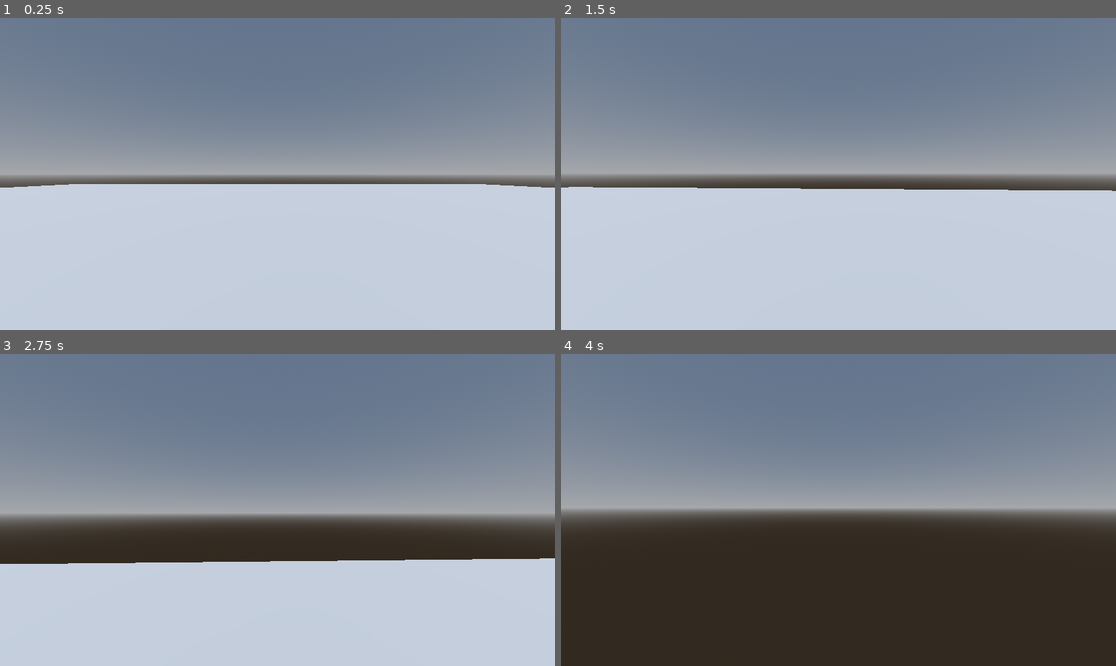
Above: before the commit, frames 1-4 (two rows, left to right).
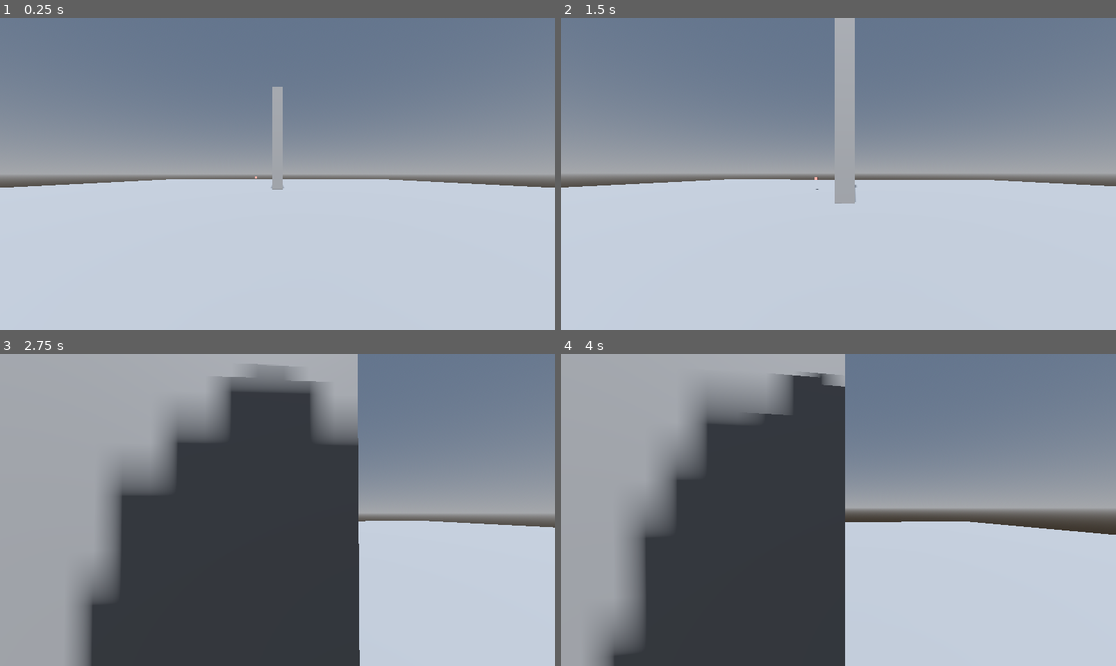
Above: after the commit, the same moments.

Repository: MomchilKalestrov/TFFS
Game: Godot game, scene res://scenes/main.tscn
The game is run twice, just before and just after one commit, with the same random seed, the same clock (stepped at 60 frames per second) and the same inputs.
Inputs (mouse positions are in pixels of both pictures, inside the frame that each line leads up to):
- Up to frame 1 (0.25 s): no input
- Up to frame 2 (1.5 s): tap Enter at 0.5 s; move the mouse to (866, 174) at 0.52 s; hold E (interact) 0.53-1.28 s; hold W (move_forward) from 0.53 s (still down); tap Space (jump) at 0.77, 1.07 s; tap F (pick_up) at 0.8, 1.35 s; move the mouse to (810, 174) at 1.27 s
- Up to frame 3 (2.75 s): keep holding W (move_forward); tap Space (jump) at 1.52, 1.55, 1.82, 2.1 s; move the mouse to (288, 503) at 2.02 s; hold E (interact) from 2.03 s (still down)
- Up to frame 4 (4 s): keep holding W (move_forward); move the mouse to (832, 516) at 2.77 s; release E (interact) at 2.78 s; tap E (interact) at 2.85 s; tap Space (jump) at 3.02, 3.32, 3.77, 3.8 s; tap F (pick_up) at 3.05 s; move the mouse to (877, 513) at 3.52 s; hold F (pick_up) from 3.53 s (still down)

The runs differ from the first frame. In frame 1, 1.3% of the frame differs, in the area x 7-93%, y 22-56%; in frame 2, 4.1%; in frame 3, 63%; in frame 4, 68%, in the area x 0-100%, y 0-100%.

Commit message:
Basic Defense and enemy logic

Diff:
--- a/project.godot
+++ b/project.godot
@@ -18,6 +18,11 @@
 [autoload]
 
 Globals="*res://scripts/globals.gd"
+
+[global_group]
+
+NPCs=""
+Bullets=""
 
 [input]
 
--- a/scenes/TestArbiter.tscn
+++ b/scenes/TestArbiter.tscn
@@ -1,28 +1,36 @@
-[gd_scene load_steps=5 format=3 uid="uid://c2pwp14naju7n"]
+[gd_scene load_steps=6 format=3 uid="uid://c2pwp14naju7n"]
 
-[ext_resource type="Script" path="res://scripts/moveable.gd" id="1_xj85e"]
+[ext_resource type="Script" path="res://scripts/protector.gd" id="1_xj85e"]
+[ext_resource type="PackedScene" uid="uid://unnaftynar77" path="res://scenes/bullet.tscn" id="2_6chwm"]
+[ext_resource type="PackedScene" uid="uid://c6ixbxuvs8805" path="res://models/defense.glb" id="2_dqe8v"]
 
-[sub_resource type="SphereMesh" id="SphereMesh_nebjg"]
-
-[sub_resource type="SphereShape3D" id="SphereShape3D_1a7ff"]
+[sub_resource type="CapsuleShape3D" id="CapsuleShape3D_raxrt"]
 
 [sub_resource type="SphereShape3D" id="SphereShape3D_8p34e"]
 
 [node name="TestArbiter" type="RigidBody3D"]
+transform = Transform3D(1, 0, 0, 0, 1, 0, 0, 0, 1, 0, 1, 0)
 collision_layer = 2
 collision_mask = 2
 script = ExtResource("1_xj85e")
+bullet_scene = ExtResource("2_6chwm")
 
-[node name="Mesh" type="MeshInstance3D" parent="."]
-mesh = SubResource("SphereMesh_nebjg")
+[node name="Collision" type="CollisionShape3D" parent="."]
+shape = SubResource("CapsuleShape3D_raxrt")
 
-[node name="CollisionShape3D" type="CollisionShape3D" parent="."]
-shape = SubResource("SphereShape3D_1a7ff")
+[node name="Model" parent="." instance=ExtResource("2_dqe8v")]
+transform = Transform3D(-1, 0, 8.74228e-08, 0, 1, 0, -8.74228e-08, 0, -1, 0, -1, 0)
 
-[node name="Area3D" type="Area3D" parent="."]
+[node name="MoveTrigger" type="Area3D" parent="."]
 
-[node name="CollisionShape3D" type="CollisionShape3D" parent="Area3D"]
+[node name="Collision" type="CollisionShape3D" parent="MoveTrigger"]
 shape = SubResource("SphereShape3D_8p34e")
 
-[connection signal="body_entered" from="Area3D" to="." method="_on_body_entered"]
-[connection signal="body_exited" from="Area3D" to="." method="_on_body_exited"]
+[node name="GunEnd" type="Node3D" parent="."]
+transform = Transform3D(-1, 0, -8.74228e-08, 0, 1, 0, 8.74228e-08, 0, -1, -0.211225, 0.499899, -1.47194)
+
+[node name="Timer" type="Timer" parent="."]
+
+[connection signal="body_entered" from="MoveTrigger" to="." method="_on_body_entered"]
+[connection signal="body_exited" from="MoveTrigger" to="." method="_on_body_exited"]
+[connection signal="timeout" from="Timer" to="." method="_on_attack_timer_timeout"]
--- /dev/null
+++ b/scenes/bullet.tscn
@@ -0,0 +1,31 @@
+[gd_scene load_steps=4 format=3 uid="uid://unnaftynar77"]
+
+[ext_resource type="Script" path="res://scripts/bullet.gd" id="1_ihsfb"]
+
+[sub_resource type="CapsuleShape3D" id="CapsuleShape3D_ofrih"]
+radius = 0.125
+height = 0.375
+
+[sub_resource type="CapsuleMesh" id="CapsuleMesh_e2uni"]
+radius = 0.25
+height = 1.0
+
+[node name="Bullet" type="Area3D"]
+collision_layer = 4294967295
+collision_mask = 4294967295
+script = ExtResource("1_ihsfb")
+
+[node name="CollisionShape" type="CollisionShape3D" parent="."]
+transform = Transform3D(1, 0, 0, 0, -4.37114e-08, -1, 0, 1, -4.37114e-08, 0, 0, 0)
+shape = SubResource("CapsuleShape3D_ofrih")
+
+[node name="MeshInstance" type="MeshInstance3D" parent="."]
+transform = Transform3D(0.25, 0, 0, 0, -1.09278e-08, -0.25, 0, 0.25, -1.09278e-08, 0, 0, 0)
+mesh = SubResource("CapsuleMesh_e2uni")
+
+[node name="Timer" type="Timer" parent="."]
+wait_time = 5.0
+autostart = true
+
+[connection signal="body_entered" from="." to="." method="_on_collision"]
+[connection signal="timeout" from="Timer" to="." method="_on_timer_timeout"]
--- a/scenes/main.tscn
+++ b/scenes/main.tscn
@@ -1,17 +1,14 @@
-[gd_scene load_steps=10 format=3 uid="uid://j06ed3mkvnqy"]
+[gd_scene load_steps=11 format=3 uid="uid://j06ed3mkvnqy"]
 
 [ext_resource type="PackedScene" uid="uid://b18i2oluo7rvl" path="res://scenes/player.tscn" id="1_y6aoc"]
-[ext_resource type="PackedScene" uid="uid://3pocx0wxgj0e" path="res://models/character.glb" id="2_emqvq"]
 [ext_resource type="Material" uid="uid://c217ps3757wlm" path="res://skybox.tres" id="3_1gn02"]
+[ext_resource type="PackedScene" uid="uid://ddovo8pym3mts" path="res://scenes/turk.tscn" id="4_1evbg"]
 [ext_resource type="PackedScene" uid="uid://dy0r21gsavb5n" path="res://scenes/spawner.tscn" id="4_7r0u3"]
 
 [sub_resource type="WorldBoundaryShape3D" id="WorldBoundaryShape3D_fc7yi"]
 
 [sub_resource type="BoxMesh" id="BoxMesh_qfr0p"]
 size = Vector3(60, 2, 60)
-
-[sub_resource type="BoxShape3D" id="BoxShape3D_uweaj"]
-size = Vector3(1, 2, 1)
 
 [sub_resource type="Sky" id="Sky_e10e3"]
 sky_material = ExtResource("3_1gn02")
@@ -20,6 +17,12 @@
 background_mode = 2
 sky = SubResource("Sky_e10e3")
 ambient_light_color = Color(0.572988, 0.572988, 0.572988, 1)
+
+[sub_resource type="BoxShape3D" id="BoxShape3D_6ortl"]
+size = Vector3(1, 10, 10)
+
+[sub_resource type="BoxMesh" id="BoxMesh_d8ldt"]
+size = Vector3(1, 10, 10)
 
 [node name="Main" type="Node"]
 
@@ -39,19 +42,21 @@
 shadow_transmittance_bias = 1.0
 
 [node name="Player" parent="." instance=ExtResource("1_y6aoc")]
-transform = Transform3D(1, 0, 0, 0, 1, 0, 0, 0, 1, 0, 0, -2)
-
-[node name="Statue" type="RigidBody3D" parent="."]
-transform = Transform3D(0.707107, 0, -0.707107, 0, 1, 0, 0.707107, 0, 0.707107, 0, 0, 0)
-
-[node name="Shape" type="CollisionShape3D" parent="Statue"]
-transform = Transform3D(1, 0, 0, 0, 1, 0, 0, 0, 1, 0, 1, 0)
-shape = SubResource("BoxShape3D_uweaj")
-
-[node name="Model" parent="Statue" instance=ExtResource("2_emqvq")]
+transform = Transform3D(1, 0, 0, 0, 1, 0, 0, 0, 1, 0, 0, 24)
 
 [node name="WorldEnvironment" type="WorldEnvironment" parent="."]
 environment = SubResource("Environment_3d6es")
 
-[node name="StaticBody3D" parent="." instance=ExtResource("4_7r0u3")]
-transform = Transform3D(1, 0, 0, 0, 1, 0, 0, 0, 1, 2, 1, 0)
+[node name="Spawner" parent="." instance=ExtResource("4_7r0u3")]
+transform = Transform3D(1, 0, 0, 0, 1, 0, 0, 0, 1, -3, 1, -3)
+defense_scene = ExtResource("4_1evbg")
+
+[node name="StaticBody3D" type="StaticBody3D" parent="."]
+
+[node name="CollisionShape3D" type="CollisionShape3D" parent="StaticBody3D"]
+transform = Transform3D(1, 0, 0, 0, 1, 0, 0, 0, 1, 0, 5, 0)
+shape = SubResource("BoxShape3D_6ortl")
+
+[node name="MeshInstance3D" type="MeshInstance3D" parent="StaticBody3D"]
+transform = Transform3D(1, 0, 0, 0, 1, 0, 0, 0, 1, 0, 5, 0)
+mesh = SubResource("BoxMesh_d8ldt")
--- a/scenes/player.tscn
+++ b/scenes/player.tscn
@@ -1,6 +1,6 @@
 [gd_scene load_steps=4 format=3 uid="uid://b18i2oluo7rvl"]
 
-[ext_resource type="Script" path="res://scripts/movement.gd" id="1_41s1y"]
+[ext_resource type="Script" path="res://scripts/player.gd" id="1_41s1y"]
 
 [sub_resource type="CapsuleMesh" id="CapsuleMesh_p736g"]
 
--- /dev/null
+++ b/scenes/turk.tscn
@@ -0,0 +1,27 @@
+[gd_scene load_steps=5 format=3 uid="uid://ddovo8pym3mts"]
+
+[ext_resource type="Script" path="res://scripts/enemy.gd" id="1_8u5s2"]
+[ext_resource type="PackedScene" uid="uid://c6ixbxuvs8805" path="res://models/defense.glb" id="1_1783i"]
+[ext_resource type="PackedScene" uid="uid://unnaftynar77" path="res://scenes/bullet.tscn" id="2_e8x51"]
+
+[sub_resource type="BoxShape3D" id="BoxShape3D_mmcjb"]
+size = Vector3(1, 2, 1)
+
+[node name="Turk" type="CharacterBody3D"]
+script = ExtResource("1_8u5s2")
+bullet_scene = ExtResource("2_e8x51")
+
+[node name="blockbench_export" parent="." instance=ExtResource("1_1783i")]
+transform = Transform3D(-1, 0, -8.74228e-08, 0, 1, 0, 8.74228e-08, 0, -1, 0, 0, 0)
+
+[node name="CollisionShape" type="CollisionShape3D" parent="."]
+transform = Transform3D(1, 0, 0, 0, 1, 0, 0, 0, 1, 0, 1, 0)
+shape = SubResource("BoxShape3D_mmcjb")
+
+[node name="Timer" type="Timer" parent="."]
+wait_time = 5.0
+
+[node name="GunEnd" type="Node3D" parent="."]
+transform = Transform3D(-1, 0, 8.74228e-08, 0, 1, 0, -8.74228e-08, 0, -1, -0.237553, 1.4728, -1.48151)
+
+[connection signal="timeout" from="Timer" to="." method="_on_attack_timer_timeout"]
--- /dev/null
+++ b/scripts/bullet.gd
@@ -0,0 +1,31 @@
+extends Area3D
+
+@export var speed: float = 20.0;
+@export var damage: float = 10.0;
+@export var lifetime: float = 10.0;
+@export var shooter: String;
+
+func _ready() -> void:
+    $Timer.wait_time = lifetime;
+    add_to_group("Bullets");
+
+func _process(delta: float) -> void:
+    var direction: Vector3 = transform.basis.z.normalized();
+    global_transform.origin += direction * speed * delta;
+
+func _on_body_entered(body: Node) -> void:
+    if body.has_method("subtract_health"):
+        body.subtract_health(damage);
+    queue_free();
+
+func _on_timer_timeout() -> void:
+    queue_free();
+
+func _on_collision(body: Node) -> void:
+    if body.is_in_group("Bullets") or body.name == shooter:
+        return;
+
+    if body.has_method("subtract_health"):
+        body.subtract_health(damage);
+
+    queue_free();
--- /dev/null
+++ b/scripts/enemy.gd
@@ -0,0 +1,134 @@
+extends CharacterBody3D;
+
+
+@export var bullet_scene: PackedScene;
+@export var speed: float = 3.0;
+@export var stab_range: float = 2.0;
+@export var shooting_range: float = 10.0;
+@export var detection_range: float = 30.0;
+@export var designated_location: Vector3;
+@export var fall_acceleration: float = 45.0;
+@export var shooting_timeout: float = 5;
+@export var health: float = 100;
+
+var can_attack: bool = true;
+var player: CharacterBody3D = null;
+var target_npc: RigidBody3D = null;
+var state: String = "Idle";
+
+func _ready() -> void:
+    player = Globals.get_player();
+    add_to_group("Enemies");
+    $Timer.wait_time = shooting_timeout;
+
+func _process(delta: float) -> void:
+    match state:
+        "AttackPlayer":
+            look_at(player.global_transform.origin, Vector3.UP);
+            chase_player(delta);
+        "AttackNPC":
+            if is_instance_valid(target_npc):
+                var target = target_npc.global_transform.origin;
+                target.y -= 1;
+                look_at(target, Vector3.UP);
+            attack_npc(delta);
+        "GoToLocation":
+            go_to_location(delta);
+        _:
+            find_target();
+
+func _physics_process(delta: float) -> void:
+    if not is_on_floor():
+        velocity.y -= fall_acceleration * delta;
+    else:
+        velocity.y = 0;
+    velocity.x = 0;
+    velocity.z = 0;
+    move_and_slide();
+
+
+func _on_attack_timer_timeout():
+    can_attack = true;
+
+func find_target() -> void:
+    if player and is_player_near():
+        state = "AttackPlayer";
+    elif find_closest_npc():
+        state = "AttackNPC";
+    else:
+        state = "GoToLocation";
+
+func is_player_near() -> bool:
+    return global_transform.origin.distance_to(player.global_transform.origin) <= detection_range;
+
+func find_closest_npc() -> bool:
+    var npcs = get_tree().get_nodes_in_group("NPCs");
+    var closest_distance: float = detection_range;
+    target_npc = null;
+
+    for npc in npcs:
+        var distance = global_transform.origin.distance_to(npc.global_transform.origin);
+        if distance < closest_distance:
+            closest_distance = distance;
+            target_npc = npc;
+
+    return target_npc != null;
+
+func chase_player(delta: float) -> void:
+    if is_player_near():
+        var location: Vector3 = player.global_transform.origin;
+        if global_transform.origin.distance_to(location) <= shooting_range:
+            shoot();
+            return;
+        move_towards(location, delta);
+        if global_transform.origin.distance_to(location) <= stab_range:
+            stab(player);
+    else:
+        state = "Idle";
+
+func attack_npc(delta: float) -> void:
+    if not is_instance_valid(target_npc):
+        state = "Idle";
+        return;
+
+    if target_npc and global_transform.origin.distance_to(target_npc.global_transform.origin) <= detection_range:
+        if global_transform.origin.distance_to(target_npc.global_transform.origin) <= shooting_range:
+            shoot();
+            return;
+        move_towards(target_npc.global_transform.origin, delta);
+        if global_transform.origin.distance_to(target_npc.global_transform.origin) <= stab_range:
+            stab(target_npc);
+    else:
+        state = "Idle";
+
+func go_to_location(delta: float) -> void:
+    if global_transform.origin.distance_to(designated_location) < 0.5:
+        state = "Idle";
+    else:
+        move_towards(designated_location, delta);
+
+func move_towards(target_position: Vector3, delta: float) -> void:
+    var direction: Vector3 = (target_position - global_transform.origin).normalized();
+    direction.y = 0;
+    velocity = direction * speed;
+    move_and_slide();
+
+func stab(target: Object) -> void:
+    if target.has_method("subtract_health") and can_attack:
+        can_attack = false;
+        get_node("Timer").start();
+        target.subtract_health(45.0);
+
+func shoot() -> void:
+    if can_attack:
+        can_attack = false;
+        get_node("Timer").start();
+        var bullet = bullet_scene.instantiate() as Area3D;
+        bullet.global_transform = $GunEnd.global_transform;
+        bullet.shooter = name;
+        get_tree().root.add_child(bullet);
+
+func subtract_health(ammount: float) -> void:
+    health -= ammount;
+    if (health <= 0):
+        queue_free();
--- a/scripts/globals.gd
+++ b/scripts/globals.gd
@@ -1,4 +1,4 @@
-extends Node
+extends Node;
 
 var player_reference: CharacterBody3D = null;
 
--- a/scripts/moveable.gd
+++ /dev/null
@@ -1,21 +0,0 @@
-extends RigidBody3D;
-
-var player_near: bool = false;
-var picked_up: bool = false;
-
-func _on_body_entered(body: Node3D):
-    if body.get_class() == "CharacterBody3D":
-        player_near = true;
-        Globals.get_player().find_child("TakeHint").visible = true;
-
-func _on_body_exited(body: Node3D):
-    if body.get_class() == "CharacterBody3D":
-        player_near = false;
-        Globals.get_player().find_child("TakeHint").visible = false;
-
-func _input(event: InputEvent):
-    if event.is_action_pressed("pick_up") and player_near and not picked_up:
-        picked_up = true;
-    elif event.is_action_pressed("place_down") and picked_up:
-        picked_up = false;
-        self.global_position = Globals.get_player().global_position;
--- a/scripts/movement.gd
+++ /dev/null
@@ -1,54 +0,0 @@
-extends CharacterBody3D
-
-@export var fall_acceleration = 45
-@export var speed = 10
-@export var jump_force = 10
-
-@export var rot_x = 0
-@export var rot_y = 0
-
-var target_velocity = Vector3.ZERO
-
-func _ready() -> void:
-    Input.set_mouse_mode(Input.MOUSE_MODE_CAPTURED);
-    Globals.set_player(self);
-
-func _physics_process(delta):
-    var direction = Vector3.ZERO
-    if Input.is_action_pressed("move_back"):
-        direction.z += 1
-    if Input.is_action_pressed("move_forward"):
-        direction.z -= 1
-    if Input.is_action_pressed("move_left"):
-        direction.x -= 1
-    if Input.is_action_pressed("move_right"):
-        direction.x += 1
-
-    if direction != Vector3.ZERO:
-        direction = direction.normalized()
-        direction = direction.rotated(Vector3.UP, rot_x)
-
-    target_velocity.x = direction.x * speed
-    target_velocity.z = direction.z * speed
-
-    # Vertical Velocity
-    if not is_on_floor(): # If in the air, fall towards the floor. Literally gravity
-        target_velocity.y -= fall_acceleration * delta
-    else:
-        target_velocity.y = 0
-        if Input.is_action_just_pressed("jump"):
-            target_velocity.y = jump_force
-
-    # Moving the Character
-    velocity = target_velocity
-    move_and_slide()
-
-func _input(event):
-    if event is InputEventMouseMotion:
-        rot_x -= event.relative.x / 700
-        rot_y -= event.relative.y / 700
-
-        rot_y = clamp(rot_y, -PI / 2, PI / 2)
-
-        $Pivot.rotation_degrees.y = rad_to_deg(rot_x)
-        $Pivot.rotation_degrees.x = rad_to_deg(rot_y)
--- /dev/null
+++ b/scripts/player.gd
@@ -0,0 +1,52 @@
+extends CharacterBody3D;
+
+@export var fall_acceleration: float = 45;
+@export var speed: float = 10;
+@export var jump_force: float = 10;
+
+@export var rot_x: float = 0;
+@export var rot_y: float = 0;
+
+var target_velocity: Vector3 = Vector3.ZERO;
+
+func _ready() -> void:
+    Input.set_mouse_mode(Input.MOUSE_MODE_CAPTURED);
+    Globals.set_player(self);
+
+func _physics_process(delta: float) -> void:
+    var direction = Vector3.ZERO;
+    if Input.is_action_pressed("move_back"):
+        direction.z += 1;
+    if Input.is_action_pressed("move_forward"):
+        direction.z -= 1;
+    if Input.is_action_pressed("move_left"):
+        direction.x -= 1;
+    if Input.is_action_pressed("move_right"):
+        direction.x += 1;
+
+    if direction != Vector3.ZERO:
+        direction = direction.normalized();
+        direction = direction.rotated(Vector3.UP, rot_x);
+
+    target_velocity.x = direction.x * speed;
+    target_velocity.z = direction.z * speed;
+
+    if not is_on_floor():
+        target_velocity.y -= fall_acceleration * delta;
+    else:
+        target_velocity.y = 0;
+        if Input.is_action_just_pressed("jump"):
+            target_velocity.y = jump_force;
+
+    velocity = target_velocity;
+    move_and_slide();
+
+func _input(event: InputEvent) -> void:
+    if event is InputEventMouseMotion:
+        rot_x -= event.relative.x / 700;
+        rot_y -= event.relative.y / 700;
+
+        rot_y = clamp(rot_y, -PI / 2, PI / 2);
+
+        $Pivot.rotation_degrees.y = rad_to_deg(rot_x);
+        $Pivot.rotation_degrees.x = rad_to_deg(rot_y);
--- /dev/null
+++ b/scripts/protector.gd
@@ -0,0 +1,81 @@
+extends RigidBody3D;
+
+@export var shooting_range: float = 30.0;
+@export var bullet_scene: PackedScene;
+@export var health: float = 200.0;
+@export var shooting_timeout: float = 5;
+
+var player_near: bool = false;
+var picked_up: bool = false;
+var player: CharacterBody3D;
+var target_enemy: CharacterBody3D;
+var can_attack: bool = true;
+
+func _ready() -> void:
+    player = Globals.get_player();
+    add_to_group("NPCs");
+    $Timer.wait_time = shooting_timeout;
+
+func _integrate_forces(state: PhysicsDirectBodyState3D) -> void:
+    rotation.x = 0;
+    rotation.z = 0;
+
+func _process(delta: float) -> void:
+    if not get_closest_enemy():
+        return;
+
+    if not is_instance_valid(target_enemy):
+        return;
+
+    if global_transform.origin.distance_to(target_enemy.global_transform.origin) <= shooting_range:
+        var target = target_enemy.global_transform.origin;
+        target.y += 1;
+        look_at(target, Vector3.UP);
+        shoot();
+
+func _on_body_entered(body: Node3D) -> void:
+    if body == player:
+        player_near = true;
+        player.find_child("TakeHint").visible = true;
+
+func _on_body_exited(body: Node3D) -> void:
+    if body == player:
+        player_near = false;
+        player.find_child("TakeHint").visible = false;
+
+func _input(event: InputEvent) -> void:
+    if event.is_action_pressed("pick_up") and player_near and not picked_up:
+        picked_up = true;
+    elif event.is_action_pressed("place_down") and picked_up:
+        picked_up = false;
+        global_position = player.global_position;
+
+func _on_attack_timer_timeout():
+    can_attack = true;
+
+func shoot() -> void:
+    if can_attack:
+        can_attack = false;
+        get_node("Timer").start();
+        var bullet = bullet_scene.instantiate() as Area3D;
+        bullet.global_transform = $GunEnd.global_transform;
+        bullet.shooter = name;
+        get_tree().root.add_child(bullet);
+
+func get_closest_enemy() -> bool:
+    var enemies = get_tree().get_nodes_in_group("Enemies");
+    var closest_distance: float = shooting_range;
+    target_enemy = null;
+
+    for enemy in enemies:
+        var distance = global_transform.origin.distance_to(enemy.global_transform.origin);
+        if distance < closest_distance:
+            closest_distance = distance;
+            target_enemy = enemy;
+
+    return target_enemy != null;
+
+func subtract_health(ammount: float) -> void:
+    health -= ammount;
+    if (health <= 0):
+        queue_free();
--- a/scripts/spawner.gd
+++ b/scripts/spawner.gd
@@ -1,21 +1,26 @@
-extends Node
+extends Node;
 
-@export var defense_scene: PackedScene
+@export var defense_scene: PackedScene;
 var player_in_area: bool = false;
+var player: CharacterBody3D;
 
-func _on_body_entered(body: Node3D):
-    if body.get_class() == "CharacterBody3D":
-        var hint = Globals.get_player().find_child("InteractHint")
-        hint.visible = true
-        player_in_area = true
+func _ready() -> void:
+    player = Globals.get_player();
+
+func _on_body_entered(body: Node3D) -> void:
+    if body == player:
+        var hint = player.find_child("InteractHint");
+        hint.visible = true;
+        player_in_area = true;
 
 
 func _on_body_exited(body: Node3D):
-    if body.get_class() == "CharacterBody3D":
-        var hint = Globals.get_player().find_child("InteractHint")
-        hint.visible = false
-        player_in_area = false
+    if body == player:
+        var hint: RichTextLabel = player.find_child("InteractHint");
+        hint.visible = false;
+        player_in_area = false;
+
 func _input(event: InputEvent):
     if event.is_action_pressed("interact") and player_in_area:
-        var defense = defense_scene.instantiate()
-        add_child(defense)
+        var defense = defense_scene.instantiate();
+        add_child(defense);
Binary file removed: models/character.glb
Binary file removed: models/character_0.png
Binary file added: models/defense.glb
Not shown, changed: models/defense.glb.import
Binary file added: models/defense_0.png
Not shown, changed: models/defense_0.png.import
